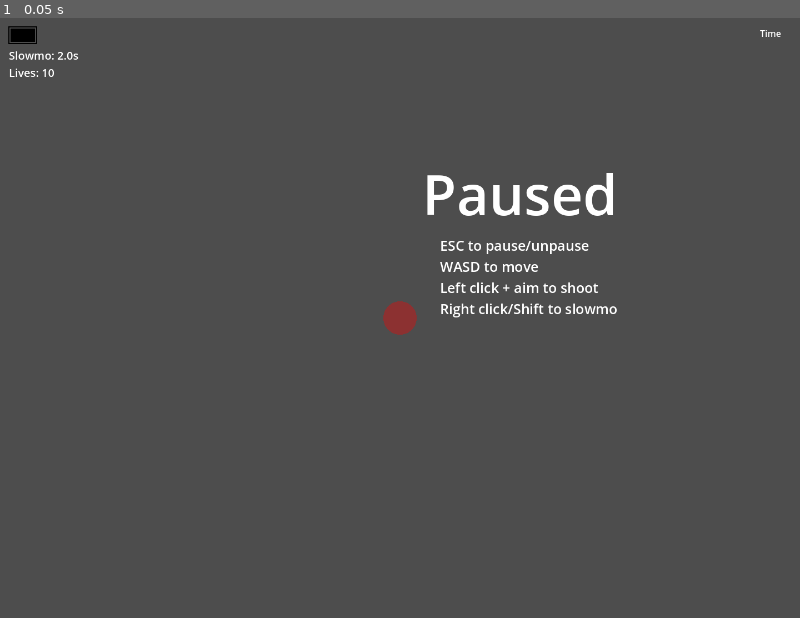
Above: before the commit, frame 1.
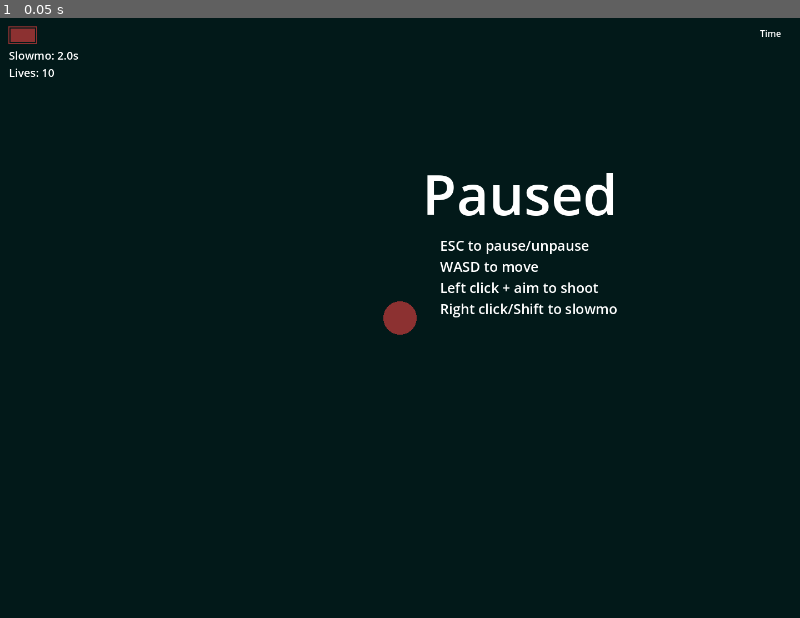
Above: after the commit, the same moment.

Repository: yancouto/psych0
Game: Godot game, scene res://runner.tscn
Two runs of this game, one before a commit and one after it. Both use one fixed random seed, a clock stepped at 60 frames per second and the inputs below.
Inputs:
- Up to frame 1 (0.05 s): no input

The runs differ from the first frame. In frame 1, 99% of the frame differs, in the area x 0-100%, y 0-100%.

Commit message:
Do background arches + fix background color
closes #17

Diff:
--- /dev/null
+++ b/arc.gd
@@ -0,0 +1,24 @@
+extends Node2D
+
+var radius: float
+var width: float
+var color: Color
+var speed: float
+
+func start(position_: Vector2, radius_: float, color_: Color, width_: float, speedm := 1.) -> void:
+	position = position_
+	radius = radius_
+	color = Color(color_, 0.2 + randf() * 0.2)
+	width = width_
+	speed = (100 + randf() * 50) * speedm
+
+func _process(dt: float) -> void:
+	dt = get_node("../%BulletTime").fix_delta(dt)
+	queue_redraw()
+	radius += dt * speed
+	# Too big, won't show up on screen anymore
+	if Formation.radius_from_center(position) <= radius - width:
+		queue_free()
+
+func _draw() -> void:
+	draw_arc(Vector2.ZERO, radius, 0, TAU, ceilf(radius / 10) + 10, color, width)
--- /dev/null
+++ b/arc.tscn
@@ -0,0 +1,7 @@
+[gd_scene load_steps=2 format=3 uid="uid://cf371vb3s8p2n"]
+
+[ext_resource type="Script" path="res://arc.gd" id="1_wdfhp"]
+
+[node name="Arc" type="Node2D"]
+z_index = -10
+script = ExtResource("1_wdfhp")
--- a/bullet_time.gd
+++ b/bullet_time.gd
@@ -9,10 +9,11 @@
 var secs_left := MAX_SECS
 
 func _draw() -> void:
-	draw_rect(Rect2(position, size), Color.BLACK, false, 2)
+	var color: Color = %Player/ColorChanger.get_color()
+	draw_rect(Rect2(position, size), color, false, 2)
 	var inner_size := size - 2 * Vector2(border, border)
 	inner_size.x *= secs_left / MAX_SECS
-	draw_rect(Rect2(position + Vector2(border, border), inner_size), Color.BLACK, true)
+	draw_rect(Rect2(position + Vector2(border, border), inner_size), color, true)
 
 func _process(dt: float) -> void:
 	var prev_secs_left := secs_left
--- a/enemies/basic.gd
+++ b/enemies/basic.gd
@@ -49,7 +49,7 @@
 	dt = get_node("../%BulletTime").fix_delta(dt)
 	position += speed * dt
 
-func create_explosion() -> void:
+func create_explosion(reason: DieReason) -> void:
 	# Let's move the particle emitter to the parents (since we're deleting this)
 	# which works but we might want to do better later
 	var particles := $BallParticles
@@ -59,15 +59,21 @@
 	remove_child(particles)
 	particles.configure(position, color, radius)
 	get_parent().add_child(particles)
+	if reason == DieReason.Shot:
+		var arc := preload("res://arc.tscn").instantiate()
+		arc.start(position, radius, color, 1, 1)
+		self.get_parent().get_parent().add_child(arc)
 
-func die() -> void:
-	create_explosion()
+enum DieReason { Shot, Other }
+
+func die(reason: DieReason = DieReason.Other) -> void:
+	create_explosion(reason)
 	queue_free()
 
 func shot() -> void:
 	health -= 1
 	if health <= 0:
-		die()
+		die(DieReason.Shot)
 	else:
 		queue_redraw()
 
--- a/player.gd
+++ b/player.gd
@@ -2,6 +2,7 @@
 
 
 const BASE_RADIUS := 30.
+const ARC_COOLDOWN := 1.
 
 enum State { ALIVE, RECOVERING, DEAD }
 
@@ -20,6 +21,7 @@
 var recovering_cooldown := 0.
 var color_a := 1.
 var color_a_tween: Tween = null
+var arc_cooldown := 0.
 
 func _ready() -> void:
 	position = Vector2(LevelBuilder.W / 2, LevelBuilder.H / 2)
@@ -63,6 +65,13 @@
 			shot.start(position + (radius - shot.radius) * dir, dir * 600, $ColorChanger.get_color())
 			# TODO: Make specific node for shots
 			self.get_parent().add_child(shot)
+		# Arcs
+		arc_cooldown -= dt
+		if arc_cooldown <= 0:
+			arc_cooldown = ARC_COOLDOWN
+			var arc := preload("res://arc.tscn").instantiate()
+			arc.start(position, radius, $ColorChanger.get_color(), 2)
+			self.get_parent().add_child(arc)
 
 
 func _draw() -> void:
@@ -84,6 +93,7 @@
 		state = State.DEAD
 		hide()
 	state = State.RECOVERING
+	arc_cooldown = 0. # Throw an arc right away after recovering
 	recovering_cooldown = 2.
 	var tween := create_tween().set_loops()
 	tween.tween_property(self, 'color_a', 0., 0.1).set_delay(0.25)
--- a/runner.gd
+++ b/runner.gd
@@ -8,6 +8,14 @@
 func _ready() -> void:
 	level.change_level_part.connect(_on_change_level_part)
 	$Pausing.do_pause_unpause() # Start paused to show instructions
+	fix_bg_color()
+
+func fix_bg_color() -> void:
+	var back_color: Color = $Player/ColorChanger.get_color()
+	back_color.h = fmod(back_color.h + .5, 1.)
+	back_color.v = 0.1
+	back_color.s = 0.9
+	RenderingServer.set_default_clear_color(back_color)
 
 func _process(dt: float) -> void:
 	dt = %BulletTime.fix_delta(dt)
@@ -16,6 +24,8 @@
 	if level != null && level.update($AllEnemies, dt):
 		$LevelOverText.visible = true
 		level = null
+	fix_bg_color()
+
 
 func _on_change_level_part(name: String) -> void:
 	var tween = create_tween()
Not shown: 2 places in enemies/basic.tscn that only renumber resources
Not shown: 2 places in shot.tscn that only renumber resources
